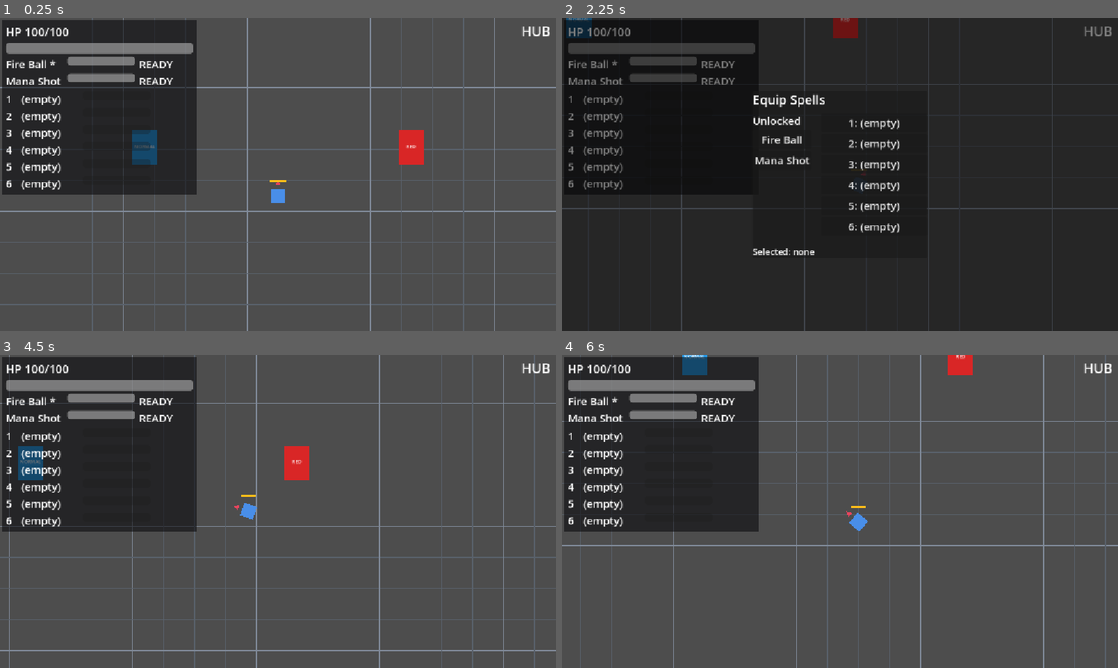
Above: before the commit, frames 1-4 (two rows, left to right).
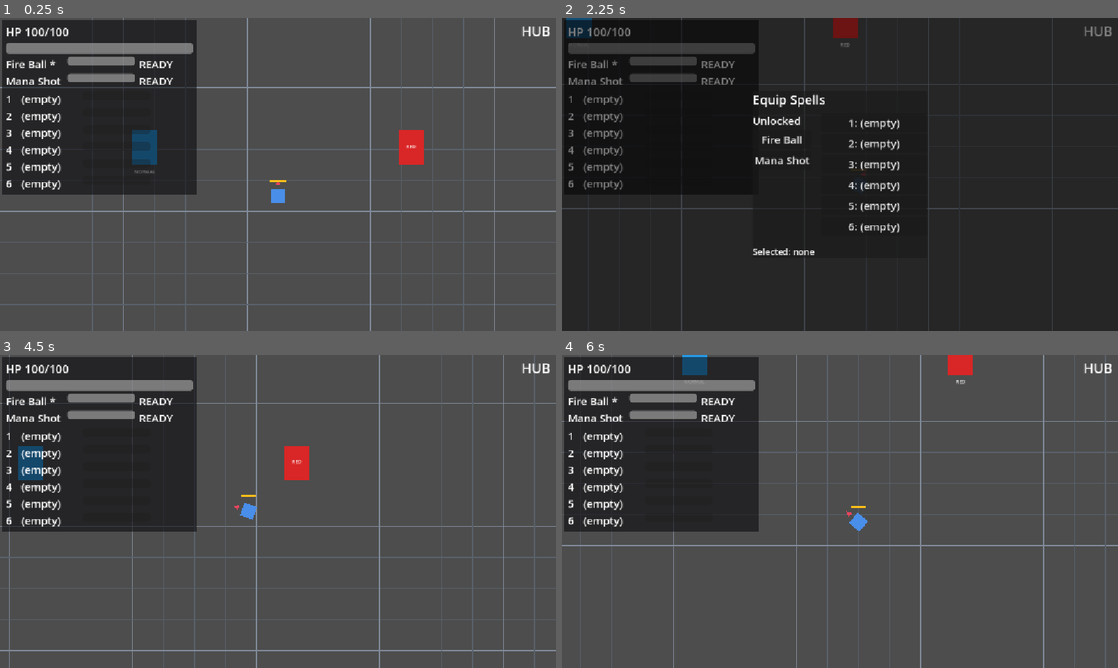
Above: after the commit, the same moments.

Repository: BestestGameStudio/gangU
Game: Godot game, scene res://scenes/main.tscn
Same seed, same stepped clock (60 frames per second), same inputs: the game is played once before the commit and once after it.
Inputs (mouse positions are in pixels of both pictures, inside the frame that each line leads up to):
- Up to frame 1 (0.25 s): no input
- Up to frame 2 (2.25 s): tap Enter at 0.5 s; move the mouse to (962, 158) at 0.52 s; hold D (move_right) 0.53-1.28 s; hold Space (cast) 0.53-1.28 s; move the mouse to (728, 190) at 1.27 s; hold S (move_down) 1.28-2.03 s; tap Tab (equip_panel) at 1.35 s; move the mouse to (895, 105) at 2.02 s; hold D (move_right) from 2.03 s (still down); tap 1 at 2.1 s
- Up to frame 3 (4.5 s): move the mouse to (250, 574) at 2.77 s; release D (move_right) at 2.78 s; hold W (move_up) 2.78-3.53 s; tap Enter at 2.85 s; move the mouse to (444, 558) at 3.52 s; hold Space (cast) 3.53-4.28 s; hold A (move_left) from 3.53 s (still down); move the mouse to (111, 464) at 4.27 s; tap Tab (equip_panel) at 4.35 s
- Up to frame 4 (6 s): move the mouse to (867, 511) at 5.02 s; release A (move_left) at 5.03 s; hold S (move_down) 5.03-5.78 s; tap 1 at 5.1 s; move the mouse to (756, 433) at 5.77 s; hold D (move_right) from 5.78 s (still down); tap Enter at 5.85 s

The runs differ from the first frame. In frame 1, less than 0.1% of the frame differs, in the area x 24-28%, y 40-50%; in frame 2, less than 0.1%; in frame 3, less than 0.1%; in frame 4, less than 0.1%, in the area x 22-73%, y 0-10%.

Commit message:
#50: gate TypeLabel keeps clear of HUD plate + viewport (flip/clamp)

Diff:
--- a/scripts/gate.gd
+++ b/scripts/gate.gd
@@ -26,3 +26,62 @@
 func _on_body_entered(body: Node2D) -> void:
 	if body is Player:
 		entered.emit(self)
+
+## #50: keep the world TypeLabel clear of the HUD's reserved plate and the
+## viewport edge. The camera is unbounded (FollowCamera), so without this a
+## gate can slide under the translucent HUD zone while the player walks.
+## Per frame: project the label's screen rect through the canvas transform;
+## if it intersects HUD.reserved_rect() or exits the viewport, flip the
+## label below (then right) and clamp inside the viewport. The label stays
+## adjacent to ITS OWN gate - displaced, never detached.
+@onready var _type_label: Label = $TypeLabel
+
+const LABEL_GAP := 6.0
+
+func _process(_delta: float) -> void:
+	_update_label_placement()
+
+func _update_label_placement() -> void:
+	if _type_label == null:
+		return
+	var viewport := get_viewport()
+	if viewport == null or viewport.get_camera_2d() == null:
+		return
+	var canvas := viewport.get_canvas_transform()
+	var gate_screen: Vector2 = canvas * global_position
+	var label_size := Vector2(52, 23)
+	var font := _type_label.get_theme_font("font")
+	var fs := _type_label.get_theme_font_size("font_size")
+	if font != null and _type_label.text != "":
+		var ts := font.get_string_size(_type_label.text, HORIZONTAL_ALIGNMENT_LEFT, -1, fs)
+		label_size = Vector2(maxf(52.0, ts.x), maxf(23.0, ts.y))
+	var view_size := viewport.get_visible_rect().size
+	var reserved := Rect2()
+	var hud := get_tree().root.find_child("HUD", true, false)
+	if hud != null and hud.has_method("reserved_rect"):
+		reserved = hud.reserved_rect()
+	# Candidate top-left positions in preference order: centered on the gate
+	# (original), below the gate, right of the gate.
+	var candidates := [
+		gate_screen + Vector2(-label_size.x / 2.0, -10.0),
+		gate_screen + Vector2(-label_size.x / 2.0, 36.0 + LABEL_GAP),
+		gate_screen + Vector2(26.0 + LABEL_GAP, -label_size.y / 2.0),
+		gate_screen + Vector2(-label_size.x - 26.0 - LABEL_GAP, -label_size.y / 2.0),
+	]
+	var chosen: Vector2 = candidates[0]
+	var found := false
+	for tl in candidates:
+		var r := Rect2(tl, label_size)
+		var inside := r.position.x >= 0.0 and r.position.y >= 0.0 and r.end.x <= view_size.x and r.end.y <= view_size.y
+		var clear := reserved.get_area() <= 0.0 or not r.intersects(reserved)
+		if inside and clear:
+			chosen = tl
+			found = true
+			break
+	if not found:
+		# No candidate fully fits: clamp the below-gate placement into the
+		# viewport; the plate overlap is then unavoidable (pathological
+		# viewport) but the label stays readable and tied to its gate.
+		chosen = candidates[1].clamp(Vector2.ZERO, view_size - label_size)
+	var world_tl: Vector2 = canvas.affine_inverse() * chosen
+	_type_label.position = world_tl - global_position
